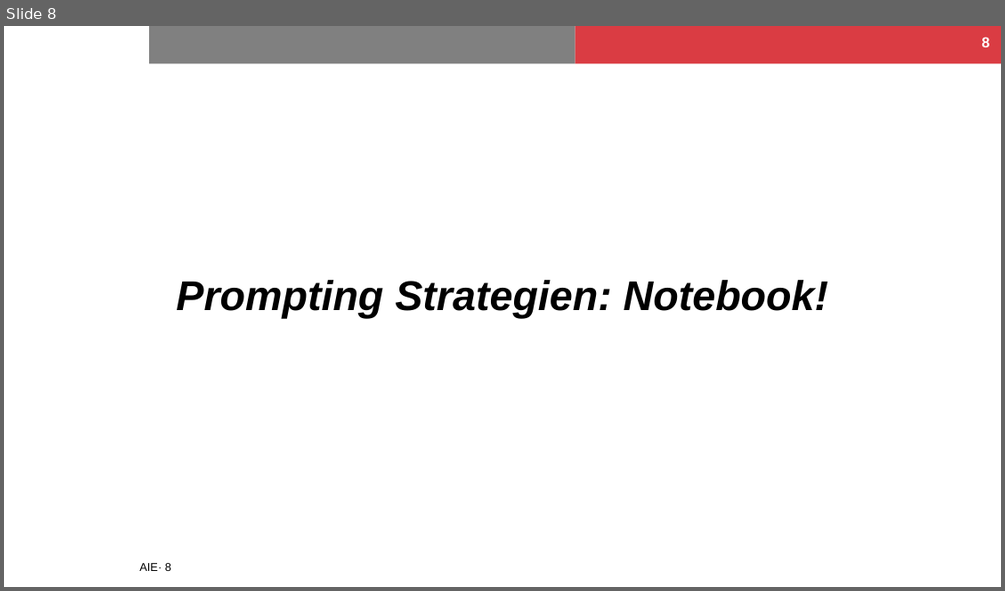
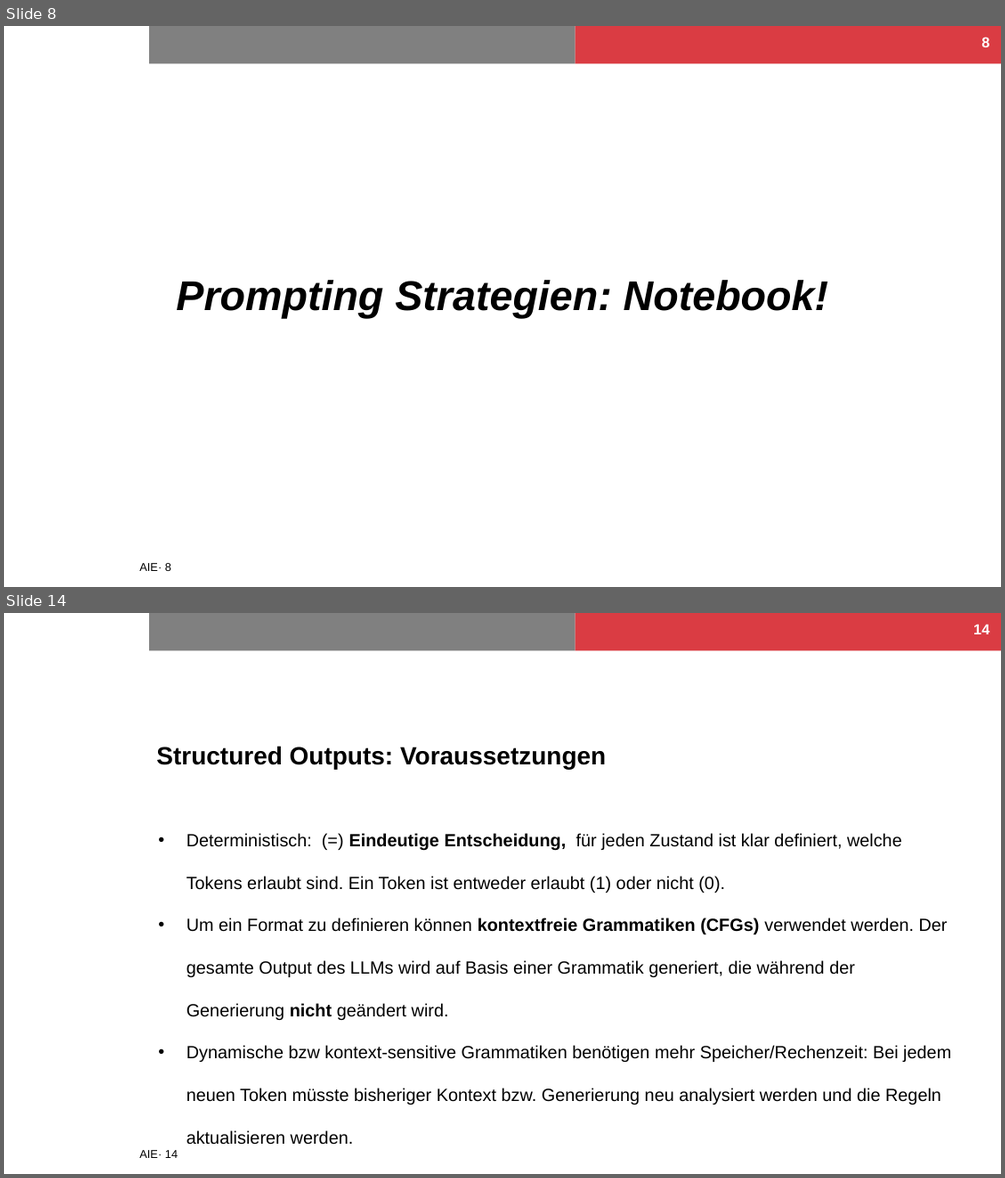
Before and after one commit to NilsHellwig/AIE-course, a slide deck: Kapitel 03_Prompting/03_Prompting.pptx. Shown one above the other, each under a label of ours: slide 8 before the commit, slides 8 and 14 after it; the slides between them are not shown. The pictures are 1005x591 and 1005x1178 pixels, drawn with LibreOffice and Linux fonts; fonts in the diff are those of the drawing; background and template pictures are left out. Boxes give left, top, right and bottom in pixels: in the first picture for what was removed or moved away, otherwise in the second. Text is boxed around its words. In the diff, an @@ line names an element or a change of style, - is before the commit and + after.

```diff
--- a/Kapitel 03_Prompting/03_Prompting.pptx
+++ b/Kapitel 03_Prompting/03_Prompting.pptx
@@ slide 14 added at (x1=4, y1=613, x2=1001, y2=1174), background #FFFFFF; not listed: 3 template elements that a slide beside it also shows @@
@@ page number added at (x1=973, y1=624, x2=989, y2=634), 14 pt, text #FFFFFF, bold @@
+14
@@ title added at (x1=156, y1=746, x2=606, y2=769), 24 pt, text #000000, bold @@
+Structured Outputs: Voraussetzungen
@@ text added at (x1=186, y1=833, x2=951, y2=1144), 17 pt, text #000000 @@
+• Deterministisch: (=) Eindeutige Entscheidung, für jeden Zustand ist klar definiert, welche Tokens erlaubt sind. Ein Token ist entweder erlaubt (1) oder nicht (0).
+• Um ein Format zu definieren können kontextfreie Grammatiken (CFGs) verwendet werden. Der gesamte Output des LLMs wird auf Basis einer Grammatik generiert, die während der Generierung nicht geändert wird.
+• Dynamische bzw kontext-sensitive Grammatiken benötigen mehr Speicher/Rechenzeit: Bei jedem neuen Token müsste bisheriger Kontext bzw. Generierung neu analysiert werden und die Regeln aktualisieren werden.
```
Also in this commit, not shown: 3 slides changed, 23 other slides added, 4 other files.
